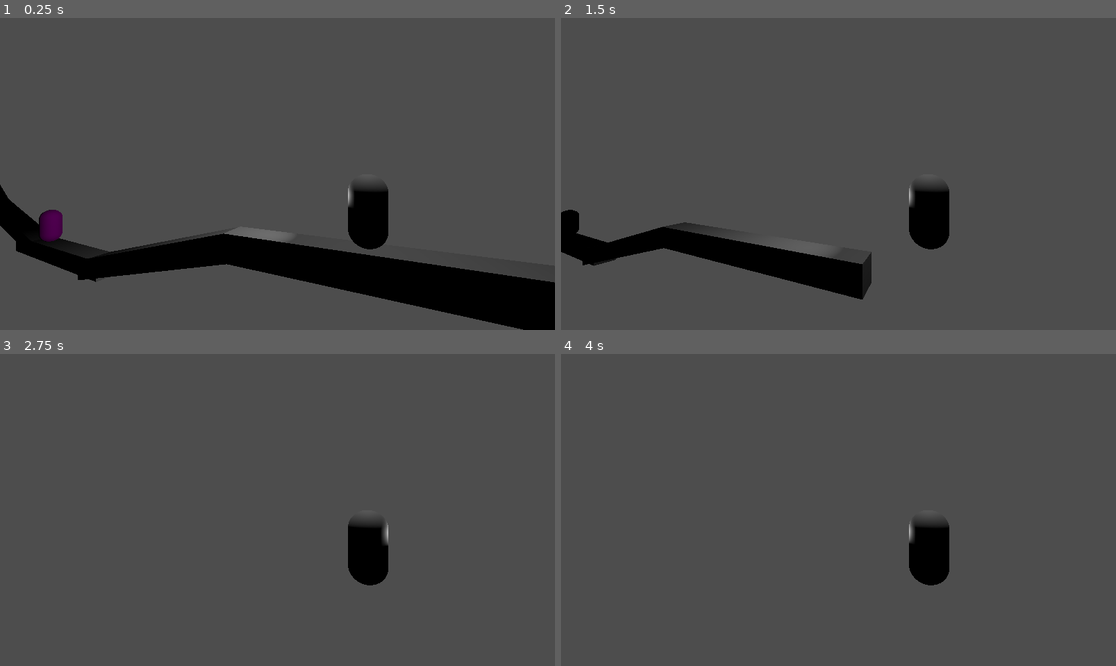
Above: before the commit, frames 1-4 (two rows, left to right).
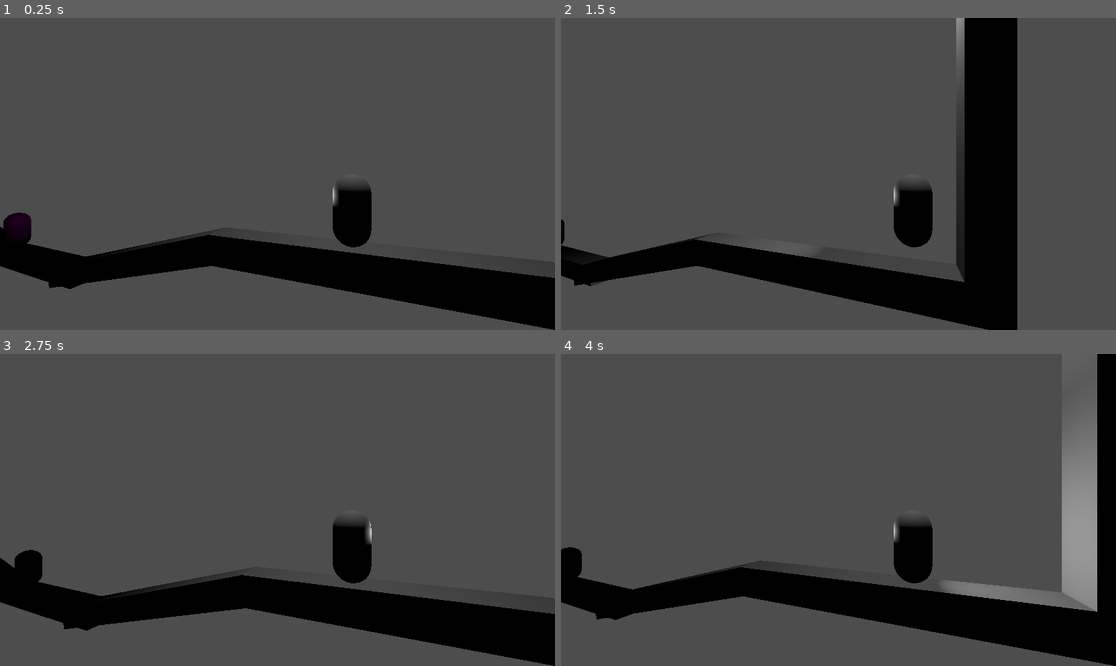
Above: after the commit, the same moments.

Repository: Radhamante/MiniJameGam
Game: Godot game, scene res://Scenes/RaphTestLevels/Level.tscn
The game is run twice, just before and just after one commit, with the same random seed, the same clock (stepped at 60 frames per second) and the same inputs. Before the commit the project starts from res://Scenes/Levels/Level.tscn.
Inputs (mouse positions are in pixels of both pictures, inside the frame that each line leads up to):
- Up to frame 1 (0.25 s): no input
- Up to frame 2 (1.5 s): tap Enter at 0.5 s; move the mouse to (960, 158) at 0.52 s; hold D (move_right) 0.53-1.28 s; tap Space (jump) at 0.77 s; move the mouse to (727, 189) at 1.27 s; hold A (move_left) from 1.28 s (still down)
- Up to frame 3 (2.75 s): tap Space (jump) at 1.52 s; move the mouse to (333, 441) at 2.02 s; release A (move_left) at 2.03 s; hold D (move_right) from 2.03 s (still down)
- Up to frame 4 (4 s): move the mouse to (810, 572) at 2.77 s; tap Space (jump) at 3.02, 3.77 s; move the mouse to (1005, 556) at 3.52 s; release D (move_right) at 3.53 s; hold A (move_left) from 3.53 s (still down)

The runs differ from the first frame. In frame 1, 4.9% of the frame differs, in the area x 0-100%, y 53-100%; in frame 2, 18%; in frame 3, 14%; in frame 4, 21%, in the area x 0-100%, y 0-100%.

Commit message:
feat : test scene + light follow cursor

Diff:
--- /dev/null
+++ b/Scenes/RaphTestLevels/Level.tscn
@@ -0,0 +1,61 @@
+[gd_scene load_steps=7 format=3 uid="uid://22de61damy5f"]
+
+[ext_resource type="PackedScene" uid="uid://v1nd0j2mlnbp" path="res://Character/Character.tscn" id="1_msxvk"]
+[ext_resource type="PackedScene" uid="uid://dadylraf8dauw" path="res://Grounds/Default.tscn" id="2_3heow"]
+[ext_resource type="Script" path="res://Scenes/RaphTestLevels/script/Camera3D.gd" id="3_uk5jr"]
+[ext_resource type="PackedScene" uid="uid://cuwbc7ykhu062" path="res://Enemies/Raptor/raptor.tscn" id="4_0hmim"]
+
+[sub_resource type="QuadMesh" id="QuadMesh_fpm4c"]
+
+[sub_resource type="BoxShape3D" id="BoxShape3D_e31bn"]
+size = Vector3(1, 1, 0.01)
+
+[node name="Level" type="Node3D"]
+
+[node name="Character" parent="." instance=ExtResource("1_msxvk")]
+transform = Transform3D(1, 0, 0, 0, 1, 0, 0, 0, 1, 0, 2.21161, 0.570428)
+
+[node name="grounds" type="Node3D" parent="."]
+
+[node name="block" parent="grounds" instance=ExtResource("2_3heow")]
+transform = Transform3D(-4.37114e-07, 0, 1, 0, 1, 0, -10, 0, -4.37114e-08, 0, 0, 0)
+
+[node name="block2" parent="grounds" instance=ExtResource("2_3heow")]
+transform = Transform3D(-4.37114e-07, 0, 1, 2.58819, 0.965926, 1.13133e-08, -9.65926, 0.258819, -4.2222e-08, 0, -1.28192, 9.70259)
+
+[node name="block3" parent="grounds" instance=ExtResource("2_3heow")]
+transform = Transform3D(-4.37114e-07, 0, 1, -2.38419e-07, 1, -8.88178e-16, -10, 0, -4.37114e-08, 0, -2.28192, 17.7026)
+
+[node name="block4" parent="grounds" instance=ExtResource("2_3heow")]
+transform = Transform3D(-4.37114e-07, 0, 1, -2.58819, 0.965926, -1.13133e-08, -9.65926, -0.258819, -4.2222e-08, 0, -1, 25)
+
+[node name="block5" parent="grounds" instance=ExtResource("2_3heow")]
+transform = Transform3D(-4.37114e-07, 0, 1, -5, 0.866025, -2.18557e-08, -8.66025, -0.5, -3.78552e-08, 0, 2, 32)
+
+[node name="block6" parent="grounds" instance=ExtResource("2_3heow")]
+transform = Transform3D(-4.37114e-07, 0, 1, -10, -4.37114e-08, -4.37114e-08, 4.37114e-07, -1, 1.91069e-15, 0, 4.50373, -4.59772)
+
+[node name="block7" parent="grounds" instance=ExtResource("2_3heow")]
+transform = Transform3D(-1.46349e-06, -2.9281e-09, 1, -5.72205e-06, 1, 2.92809e-09, -30, -2.08616e-07, -4.8783e-08, 0, 4.40356, 51.1123)
+
+[node name="Camera3D" type="Camera3D" parent="." node_paths=PackedStringArray("target")]
+transform = Transform3D(-0.34202, 0, 0.939693, 0, 1, 0, -0.939693, 0, -0.34202, 6, 1, 0)
+script = ExtResource("3_uk5jr")
+target = NodePath("../Character")
+
+[node name="mouse_position" type="StaticBody3D" parent="Camera3D"]
+transform = Transform3D(28.1626, 0, -10.3378, 0, 30, 0, 10.3378, 0, 28.1626, -8.42534, 0, -7.33527)
+
+[node name="MeshInstance3D" type="MeshInstance3D" parent="Camera3D/mouse_position"]
+transform = Transform3D(1, 0, 2.32831e-10, 0, 1, 0, -2.32831e-10, 0, 1, 0, 0, 0)
+visible = false
+mesh = SubResource("QuadMesh_fpm4c")
+skeleton = NodePath("../..")
+
+[node name="CollisionShape3D" type="CollisionShape3D" parent="Camera3D/mouse_position"]
+transform = Transform3D(1, 0, 2.32831e-10, 0, 1, 0, -2.32831e-10, 0, 1, 0, 0, 0)
+shape = SubResource("BoxShape3D_e31bn")
+
+[node name="Raptor" parent="." node_paths=PackedStringArray("player") instance=ExtResource("4_0hmim")]
+transform = Transform3D(1, 0, 0, 0, 1, 0, 0, 0, 1, 0, 0, 19)
+player = NodePath("../Character")
--- /dev/null
+++ b/Scenes/RaphTestLevels/script/Camera3D.gd
@@ -0,0 +1,32 @@
+extends Camera3D
+
+@export var target: Node3D
+
+# Called when the node enters the scene tree for the first time.
+func _ready():
+	pass # Replace with function body.
+
+# Called every frame. 'delta' is the elapsed time since the previous frame.
+func _process(delta):
+	global_position.z = target.global_position.z
+	global_position.y = target.global_position.y + 1
+	shoot_ray()
+	pass
+
+func shoot_ray():
+	var mouse_position = get_viewport().get_mouse_position()
+	var ray_length = 1000
+	var from = project_ray_origin(mouse_position)
+	var to = from + project_ray_normal(mouse_position) * ray_length
+	var space = get_world_3d().direct_space_state
+	var ray_query = PhysicsRayQueryParameters3D.new()
+	ray_query.from = from
+	ray_query.to = to
+	var raycast_result = space.intersect_ray(ray_query)
+	if !raycast_result.is_empty():
+		print(raycast_result["position"])
+		var look_direction = Vector3(raycast_result["position"])
+		look_direction.x = 0
+		target.get_node("SpotLight3D").look_at(look_direction)
+
+	#target.get_node("SpotLight3D").
--- a/project.godot
+++ b/project.godot
@@ -11,7 +11,7 @@
 [application]
 
 config/name="Mini Jame Gam"
-run/main_scene="res://Scenes/Levels/Level.tscn"
+run/main_scene="res://Scenes/RaphTestLevels/Level.tscn"
 config/features=PackedStringArray("4.2", "Forward Plus")
 config/icon="res://icon.svg"
 
@@ -32,6 +32,10 @@
 "events": [Object(InputEventKey,"resource_local_to_scene":false,"resource_name":"","device":-1,"window_id":0,"alt_pressed":false,"shift_pressed":false,"ctrl_pressed":false,"meta_pressed":false,"pressed":false,"keycode":0,"physical_keycode":32,"key_label":0,"unicode":32,"echo":false,"script":null)
 ]
 }
+mouse_move={
+"deadzone": 0.5,
+"events": []
+}
 
 [physics]
 
Not shown, added: Scenes/RaphTestLevels/LevA695.tmp
